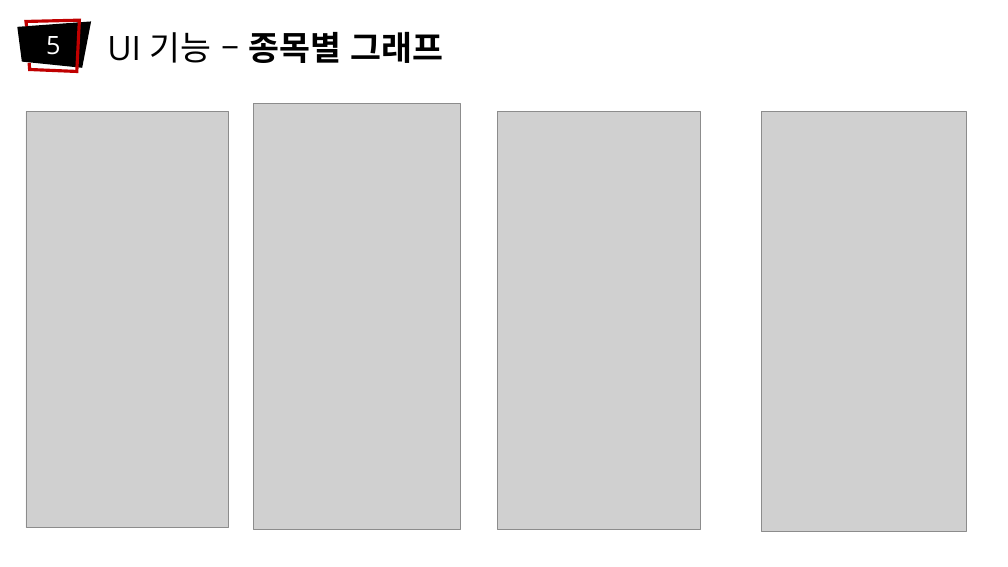
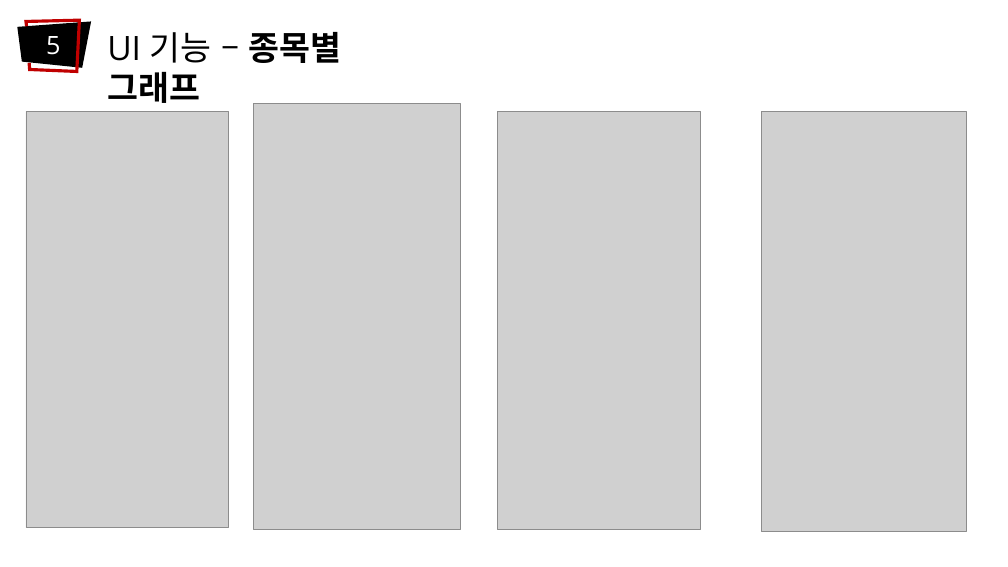
Before and after one commit to freean2468/ProjectNext, a slide deck: slide 11 of doc/ProjectNext.pptx. Drawn at 1008x567 pixels with LibreOffice and Linux fonts; fonts in the diff are those of the drawing; grey boxes stand for pictures. Boxes give left, top, right and bottom in pixels: in the first picture for what was removed or moved away, otherwise in the second. Text is boxed around its words. In the diff, an @@ line names an element or a change of style, - is before the commit and + after.

```diff
--- a/doc/ProjectNext.pptx
+++ b/doc/ProjectNext.pptx
@@ text "UI 기능 – 종목별 그래프" rewrapped from [107, 32, 444, 63] to [107, 32, 342, 103] @@
```
Also in this commit, not shown: 6 other slides changed, 3 other files.
